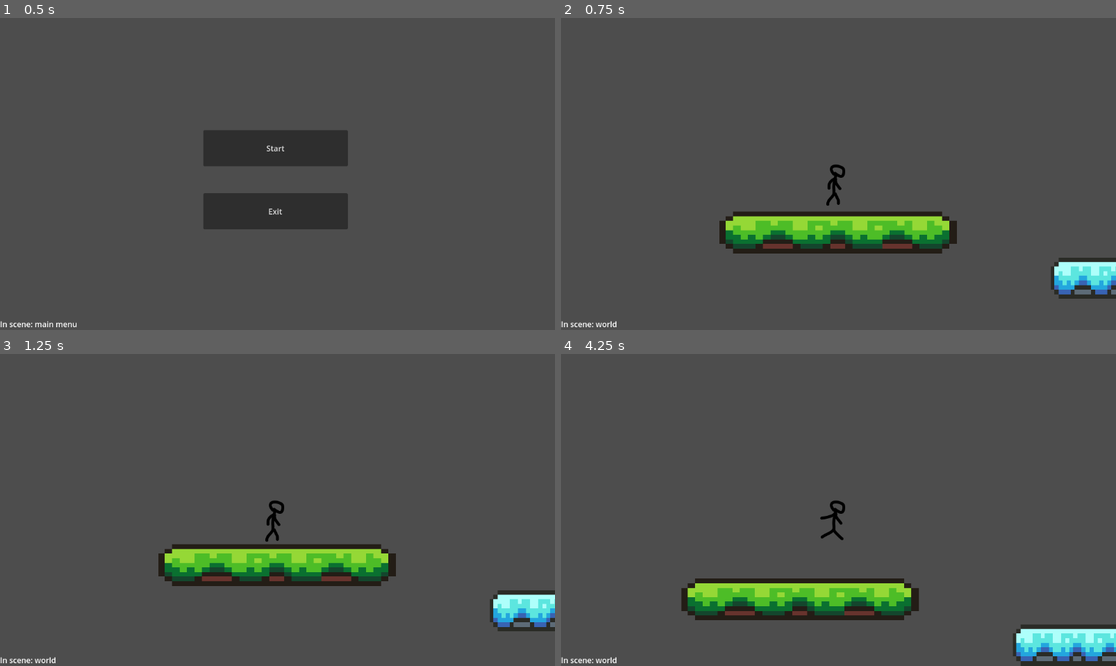
Above: before the commit, frames 1-4 (two rows, left to right).
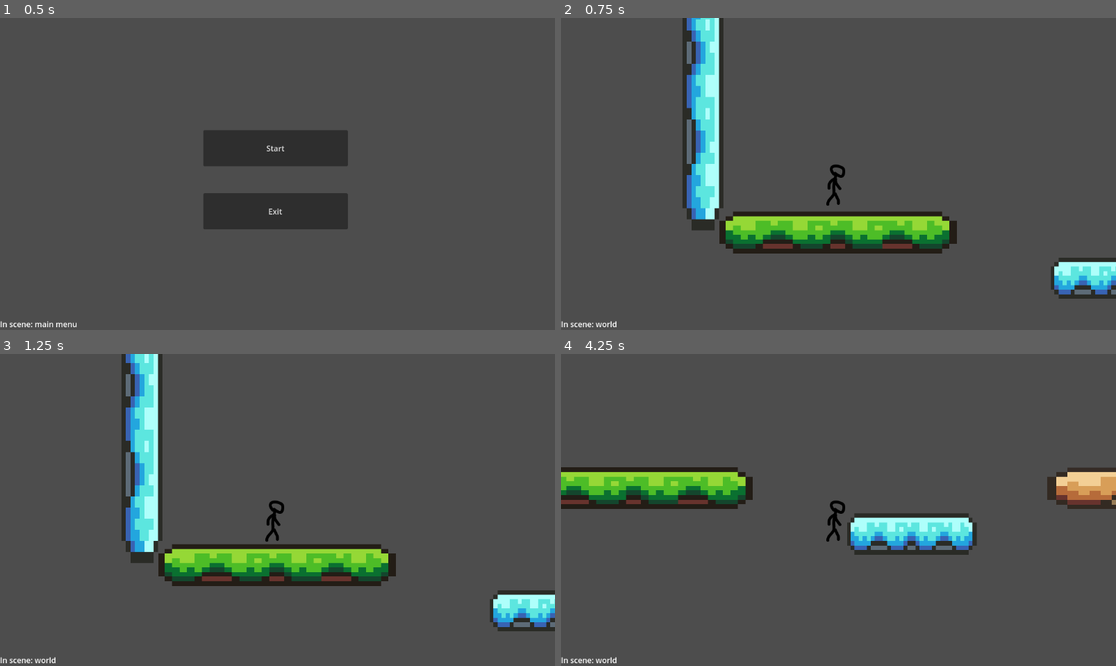
Above: after the commit, the same moments.

Repository: saperate/RatGame
Game: Godot game, scene res://scenes/main_menu.tscn
Two runs of this game, one before a commit and one after it. Both use one fixed random seed, a clock stepped at 60 frames per second and the inputs below.
Inputs:
- Up to frame 1 (0.5 s): no input
- Up to frame 2 (0.75 s): click "Start" at 0.5 s
- Up to frame 3 (1.25 s): no input
- Up to frame 4 (4.25 s): tap Enter at 1.25 s; hold D (move_right) 1.28-2.78 s; tap Space (jump) at 1.35, 1.52, 1.82, 2.27, 2.3, 2.57, 2.85, 3.77, 3.8, 4.07 s; tap Shift (shift) at 2.1, 3.6 s; hold A (move_left) 2.78-3.53 s; hold D (move_right) from 3.53 s (still down)

Frame 1 is identical in both runs. In frame 2, 4.8% of the frame differs, in the area x 21-30%, y 0-68%; in frame 3, 4.8%; in frame 4, 17%, in the area x 0-100%, y 36-100%.

Commit message:
Rudimentary wall jumping

Diff:
--- a/scenes/world.tscn
+++ b/scenes/world.tscn
@@ -17,6 +17,12 @@
 scale = Vector2(7.44874, 1)
 type = "SAND"
 
+[node name="Platform4" parent="." instance=ExtResource("2_d5ry5")]
+position = Vector2(288, 88)
+rotation = -4.71238
+scale = Vector2(7.44875, 1)
+type = "ICE"
+
 [node name="Platform2" parent="." instance=ExtResource("2_d5ry5")]
 position = Vector2(1152, 560)
 scale = Vector2(2.72924, 1)
--- a/scripts/player.gd
+++ b/scripts/player.gd
@@ -21,23 +21,41 @@
 
 #Handles everything for player physics
 func _physics_process(delta):
+	var direction = Input.get_axis("move_left", "move_right")
 
 	# Add the gravity.
 	if not is_on_floor():
 		velocity.y += gravity * delta
 
 	# Handle jump.
-	if Input.is_action_just_pressed("jump") and is_on_floor():
-		velocity.y = JUMP_VELOCITY
+	if Input.is_action_just_pressed("jump"):
+		if is_on_floor():
+			velocity.y = JUMP_VELOCITY;
+		# Rudimentary wall jumping that only works when the platform
+		# is on the left of the player. TODO generalise this for all walls
+		# could probably get the direction we want by substracting our pos
+		# with the wall's
+		# TODO possibly make a check that a wall is jumpable too
+		elif is_on_wall_only():
+			if(direction == 1):
+				velocity.y = JUMP_VELOCITY * 1.25;
+				velocity.x = SPEED ;
+				position.x += 50;
+			else:
+				position.x += 10
+	elif is_on_wall_only():
+		velocity.y = 0;
+		_animated_sprite.play("idle");
+		return;
 
 
-	var direction = Input.get_axis("move_left", "move_right")
+
 	if direction:
 		var modded_max_speed = calc_max_speed();
 		velocity.x = clamp(
 			velocity.x + direction * SPEED * (calc_speed_modifier()),
 			-modded_max_speed, modded_max_speed
-			);
+		);
 		#Temporary, we'll change this stuff to a state machine
 		_animated_sprite.play("run")
 		_animated_sprite.flip_h = true if direction == -1 else false
@@ -75,7 +93,9 @@
 		var collision = get_slide_collision(0);
 		if(collision != null and collision.get_collider().has_method("get_friction")):
 			speed_modifer -= speed_modifer * collision.get_collider().get_friction();
-	return speed_modifer;
+		return speed_modifer;
+	else : # remove this if you want to not be able to move in the air
+		return 0;
 
 func calc_step_modifier(step: bool):
 	if(get_slide_collision_count() > 0):
